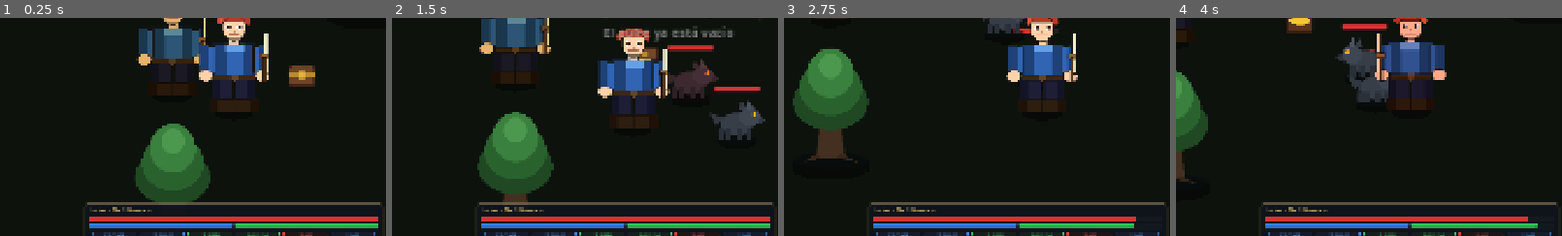
Above: before the commit, frames 1-4 (left to right).
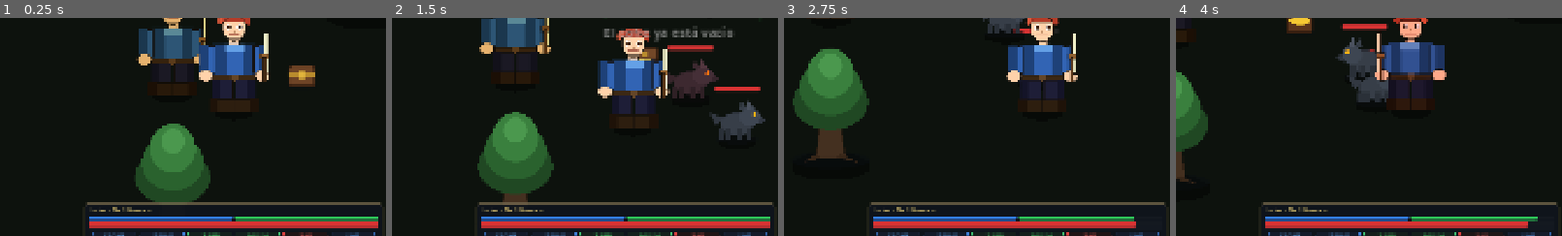
Above: after the commit, the same moments.

Repository: ElimeletCA/hlz-port
Game: Godot game, scene res://scenes/VerticalSlice.tscn
The game is run twice, just before and just after one commit, with the same random seed, the same clock (stepped at 60 frames per second) and the same inputs. This scene is started directly instead of the project's main scene.
Inputs (mouse positions are % of the whole screen's width and height, from its top left):
- Up to frame 1 (0.25 s): no input
- Up to frame 2 (1.5 s): tap Enter (ui_accept) at 0.5, 0.77 s; move the mouse to (72, 45) at 0.52 s; hold D (move_right) 0.53-1.28 s; tap Space (attack) at 0.6 s; click (72, 45) at 0.67 s; move the mouse to (30, 55) at 1.27 s; hold S (move_down) from 1.28 s (still down); tap E (interact) at 1.35 s
- Up to frame 3 (2.75 s): tap Enter (ui_accept) at 1.52 s; move the mouse to (60, 28) at 2.02 s; release S (move_down) at 2.03 s; hold D (move_right) from 2.03 s (still down); tap 3 (slot_3_elem) at 2.1 s
- Up to frame 4 (4 s): move the mouse to (45, 70) at 2.77 s; release D (move_right) at 2.78 s; hold W (move_up) 2.78-3.53 s; tap 4 (slot_4_elem) at 2.85 s; click (45, 70) at 2.92 s; tap Enter (ui_accept) at 3.02, 3.77 s; move the mouse to (80, 65) at 3.52 s; hold A (move_left) from 3.53 s (still down); tap 5 (slot_5_item_hp) at 3.6 s
The pictures show only the part of the screen within x 20-70%, y 43-93%; the shares and areas given below are measured in that part.

The runs differ from the first frame. In frame 1, 4.0% of the frame differs, in the area x 23-98%, y 91-97%; in frame 2, 4.0%; in frame 3, 3.6%; in frame 4, 3.7%.

Commit message:
fix(HUD): ubicar barra de HP por debajo de las barras SP y EP

Diff:
--- a/godot/scenes/VerticalSlice.tscn
+++ b/godot/scenes/VerticalSlice.tscn
@@ -253,15 +253,6 @@
 layout_mode = 2
 theme_override_constants/separation = 4
 
-[node name="HPBar" type="ProgressBar" parent="HUD/CombatCard/VBox/Bars"]
-custom_minimum_size = Vector2(0, 14)
-layout_mode = 2
-theme_override_styles/background = SubResource("StyleBoxFlat_bar_bg")
-theme_override_styles/fill = SubResource("StyleBoxFlat_hp_fill")
-max_value = 120.0
-value = 120.0
-show_percentage = false
-
 [node name="ResourceRow" type="HBoxContainer" parent="HUD/CombatCard/VBox/Bars"]
 layout_mode = 2
 theme_override_constants/separation = 6
@@ -284,6 +275,15 @@
 theme_override_styles/fill = SubResource("StyleBoxFlat_ep_fill")
 max_value = 50.0
 value = 50.0
+show_percentage = false
+
+[node name="HPBar" type="ProgressBar" parent="HUD/CombatCard/VBox/Bars"]
+custom_minimum_size = Vector2(0, 14)
+layout_mode = 2
+theme_override_styles/background = SubResource("StyleBoxFlat_bar_bg")
+theme_override_styles/fill = SubResource("StyleBoxFlat_hp_fill")
+max_value = 120.0
+value = 120.0
 show_percentage = false
 
 [node name="EXPBar" type="ProgressBar" parent="HUD/CombatCard/VBox/Bars"]
